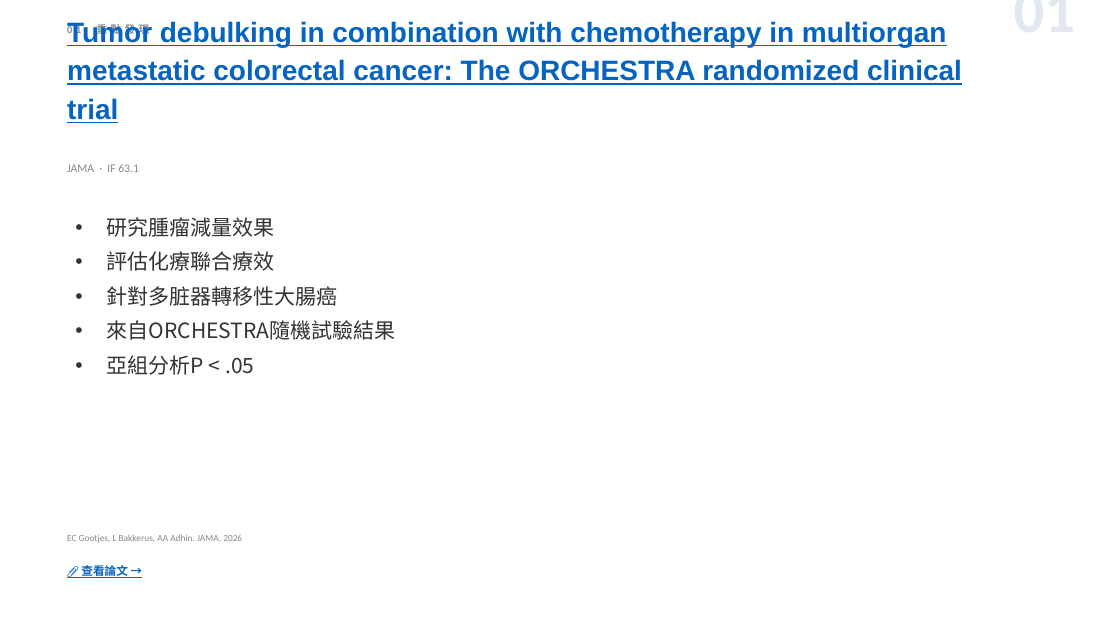
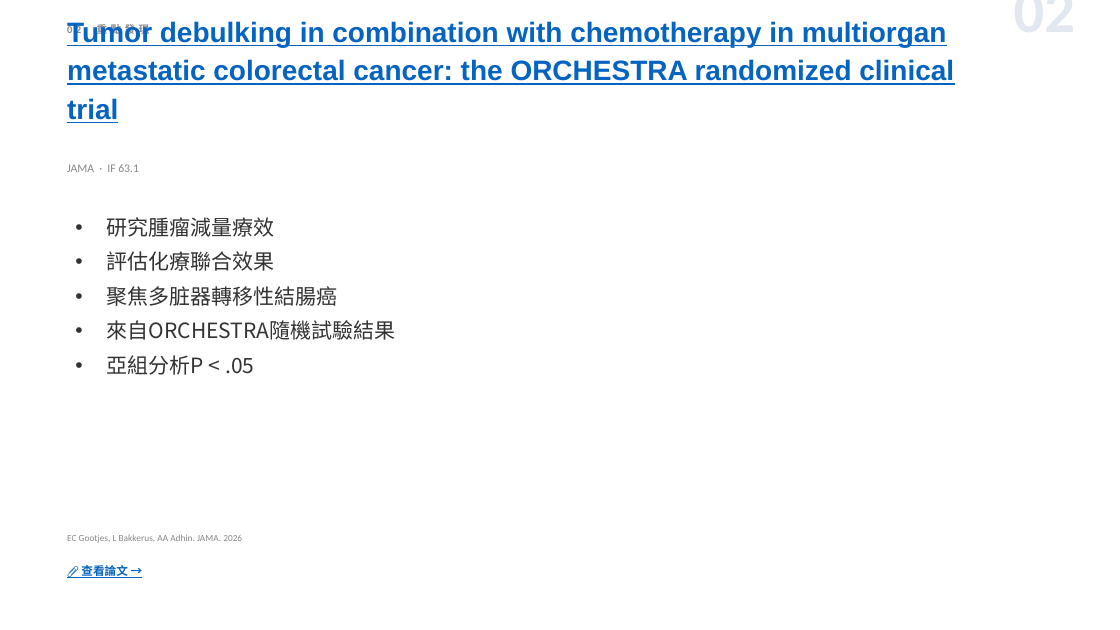
Before and after one commit to jejenhu-maker/colorectal-weekly-digest, a slide deck: slide 4 of docs/digest-zh.pptx (slide 3 before the commit). Drawn at 1120x630 pixels with LibreOffice and Linux fonts; fonts in the diff are those of the drawing. Boxes give left, top, right and bottom in pixels: in the first picture for what was removed or moved away, otherwise in the second. Text is boxed around its words. In the diff, an @@ line names an element or a change of style, - is before the commit and + after.

```diff
--- a/docs/digest-zh.pptx
+++ b/docs/digest-zh.pptx
@@ text at (x1=67, y1=21, x2=954, y2=123): text changed @@
-Tumor debulking in combination with chemotherapy in multiorgan metastatic colorectal cancer: The ORCHESTRA randomized clinical trial
+Tumor debulking in combination with chemotherapy in multiorgan metastatic colorectal cancer: the ORCHESTRA randomized clinical trial
@@ text at (x1=67, y1=22, x2=150, y2=37): text changed @@
-01 重點發現
+02 重點發現
@@ text at (x1=840, y1=8, x2=1075, y2=8): text changed @@
-01
+02
@@ text at (x1=107, y1=217, x2=338, y2=306): text changed @@
-• 研究腫瘤減量效果
-• 評估化療聯合療效
-• 針對多脏器轉移性大腸癌
+• 研究腫瘤減量療效
+• 評估化療聯合效果
+• 聚焦多脏器轉移性結腸癌
```
Also in this commit, not shown: 11 other slides changed, 2 slides added, 2 slides removed, 2 other files.
